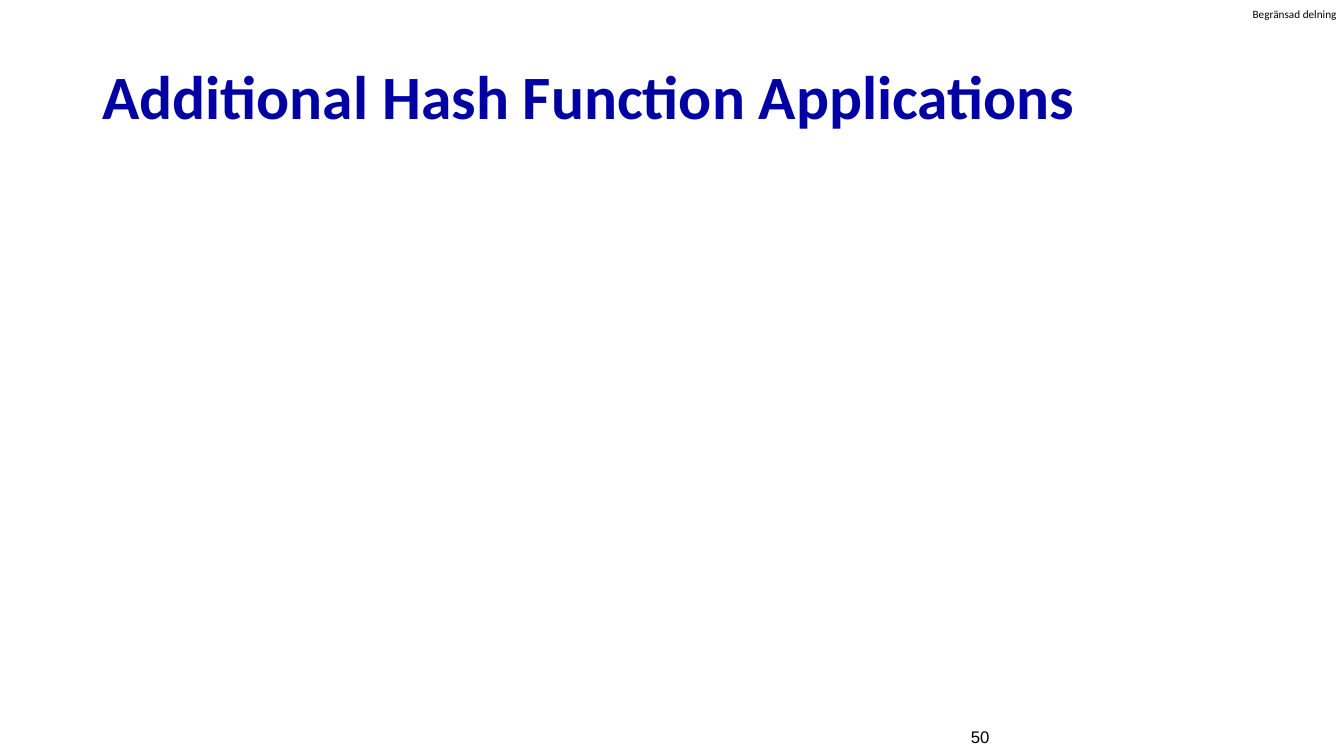
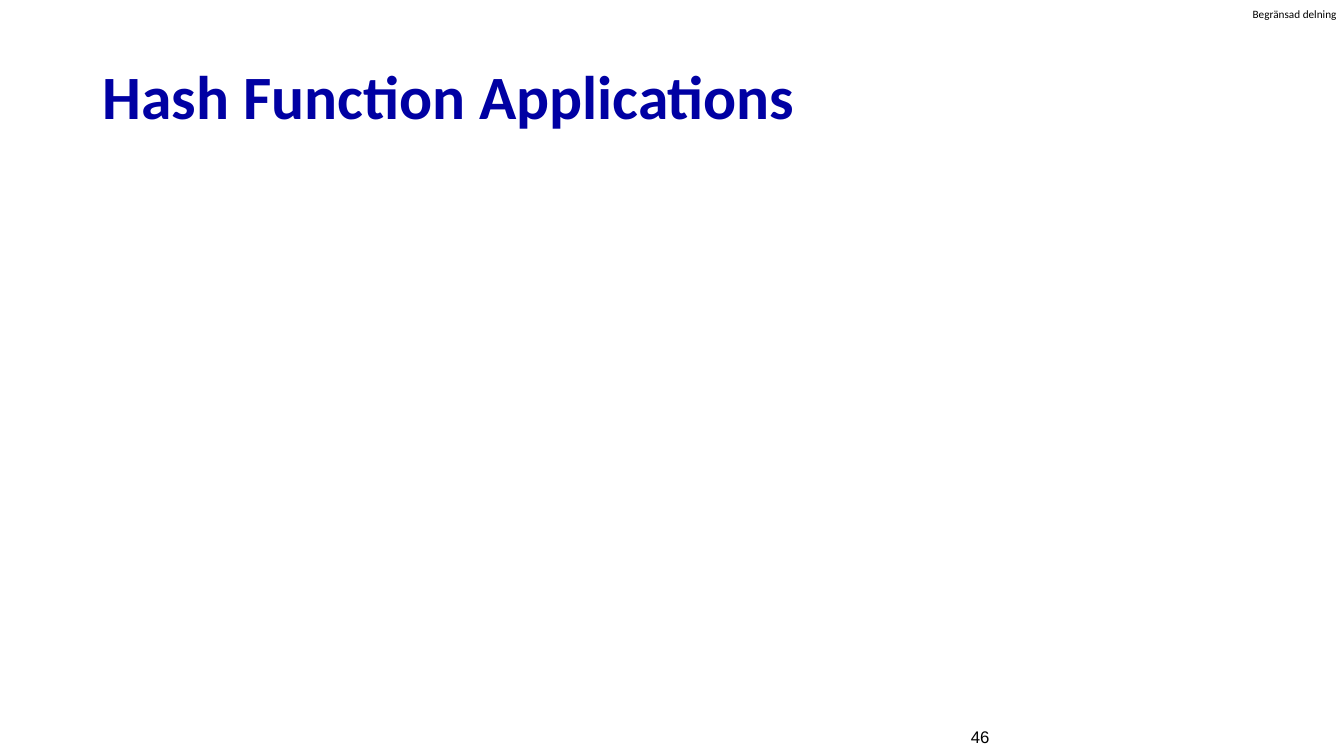
Before and after one commit to guhofstra/CSC175, a slide deck: slide 46 of PPTs/8.1 Cryptography.pptx (slide 50 before the commit). Drawn at 1344x756 pixels with LibreOffice and Linux fonts; fonts in the diff are those of the drawing; grey boxes stand for pictures. Boxes give left, top, right and bottom in pixels: in the first picture for what was removed or moved away, otherwise in the second. Text is boxed around its words. In the diff, an @@ line names an element or a change of style, - is before the commit and + after.

```diff
--- a/PPTs/8.1 Cryptography.pptx
+++ b/PPTs/8.1 Cryptography.pptx
@@ title at (102,75,794,129): text changed @@
-Additional Hash Function Applications
+Hash Function Applications
@@ page number at (971,731,990,743): text changed @@
-50
+46
```
Also in this commit, not shown: 3 other slides changed, 3 slides added, 20 other files.
